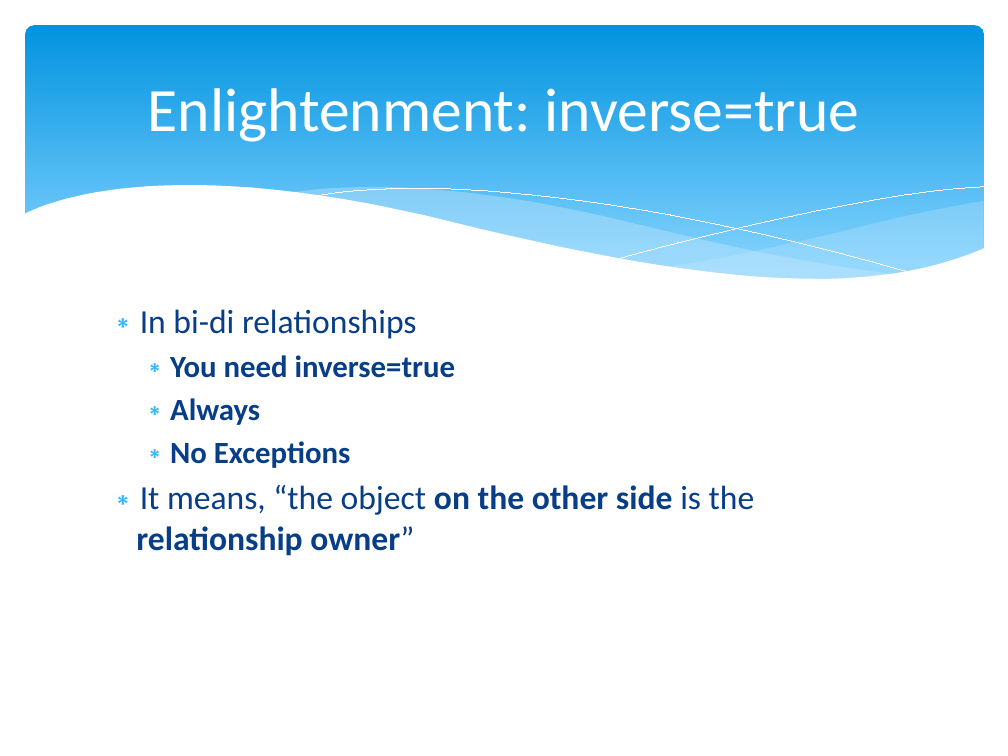
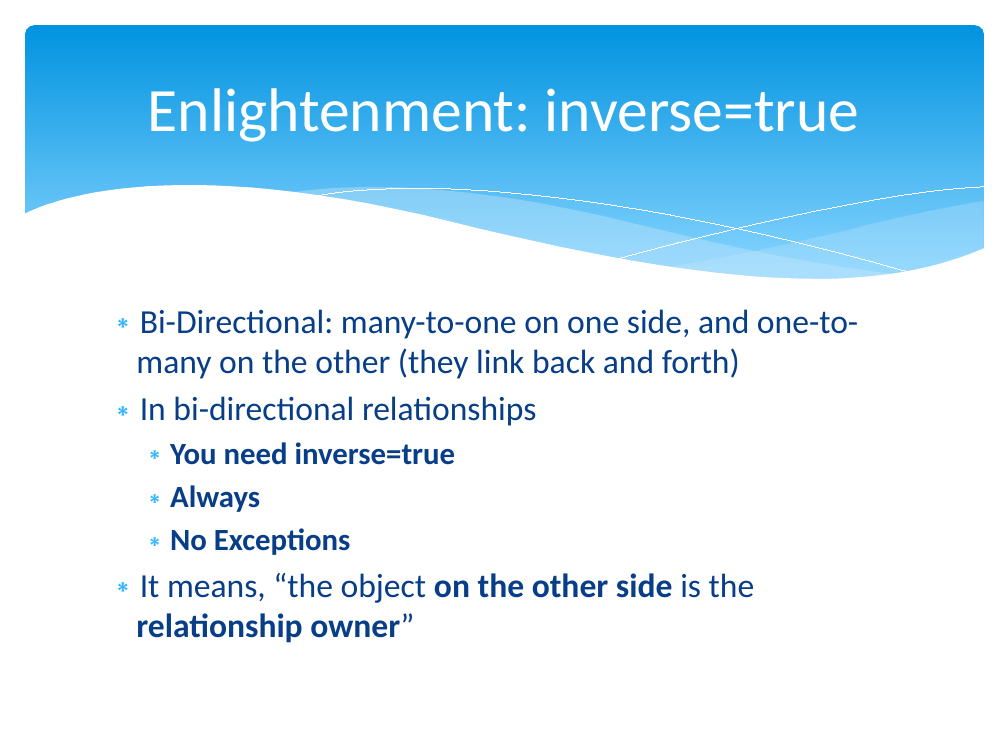
Before and after one commit to marcesher/mxunit-cfmeetups, a slide deck: slide 40 of CFObjective_ORMZen/preso/orm_zen.ppt.pptx (slide 45 before the commit). Drawn at 1008x756 pixels with LibreOffice and Linux fonts; fonts in the diff are those of the drawing. Boxes give left, top, right and bottom in pixels: in the first picture for what was removed or moved away, otherwise in the second. Text is boxed around its words. In the diff, an @@ line names an element or a change of style, - is before the commit and + after.

```diff
--- a/CFObjective_ORMZen/preso/orm_zen.ppt.pptx
+++ b/CFObjective_ORMZen/preso/orm_zen.ppt.pptx
@@ text at (x1=136, y1=309, x2=858, y2=426): text changed @@
-∗ In bi-di relationships
+∗ Bi-Directional: many-to-one on one side, and one-to-many on the other (they link back and forth)
+∗ In bi-directional relationships
```
Also in this commit, not shown: 19 other slides changed, 2 slides added, 4 slides removed, 1 other file.
